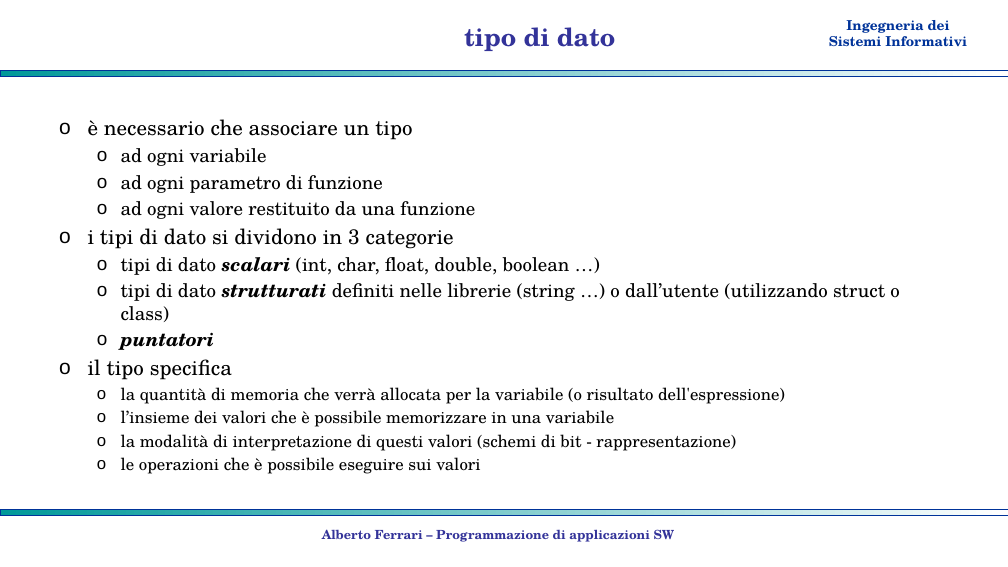
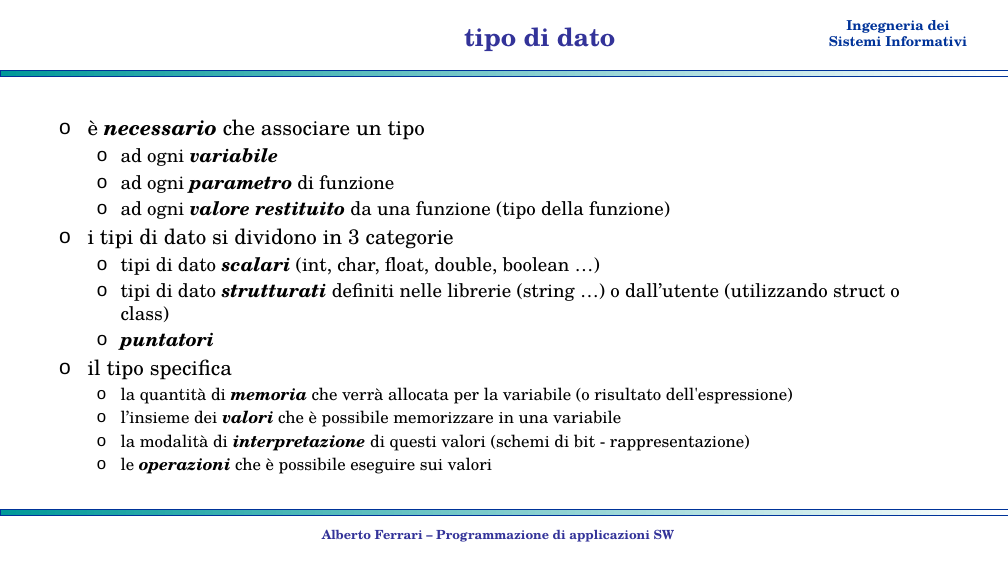
Before and after one commit to albertoferrari/pasw, a slide deck: slide 6 of lezioni/PASW03a - C++ tipi di dato.pptx. Drawn at 1008x567 pixels with LibreOffice and Linux fonts; fonts in the diff are those of the drawing; background and template pictures are left out. Boxes give left, top, right and bottom in pixels: in the first picture for what was removed or moved away, otherwise in the second. Text is boxed around its words. In the diff, an @@ line names an element or a change of style, - is before the commit and + after.

```diff
--- a/lezioni/PASW03a - C++ tipi di dato.pptx
+++ b/lezioni/PASW03a - C++ tipi di dato.pptx
@@ text at (88,119,793,474): bold on, italic on in "necessario", "variabile", "parametro", "memoria" and 3 more places @@
@@ text at (121,201,670,219): text changed @@
-  o ad ogni valore restituito da una funzione
+  o ad ogni valore restituito da una funzione (tipo della funzione)
```
Also in this commit, not shown: 9 other slides changed, 4 slides added, 3 other files.
